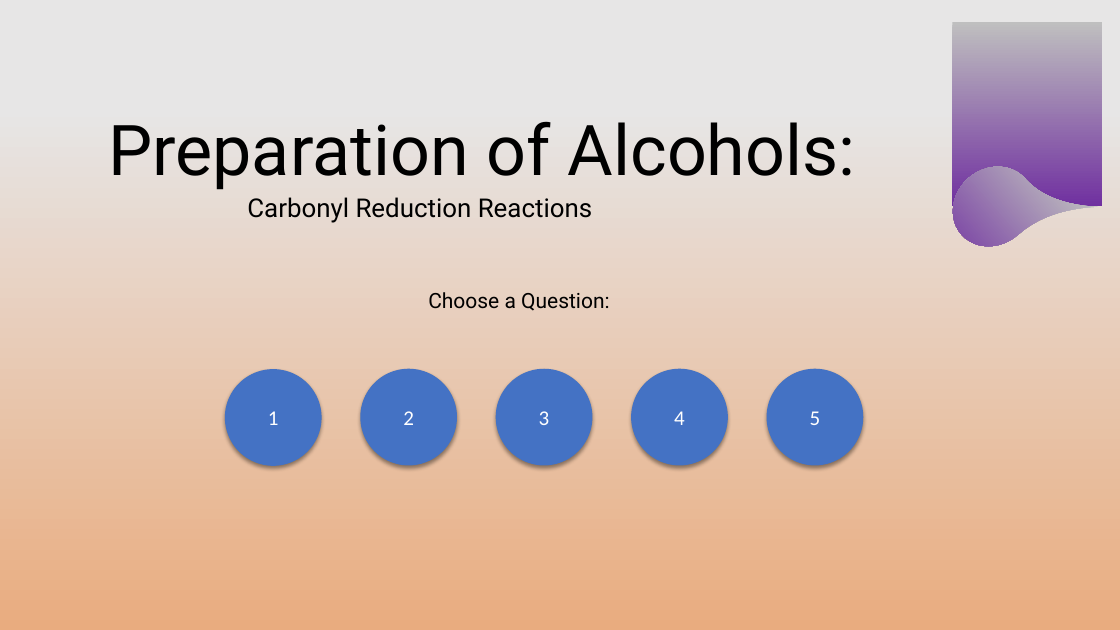
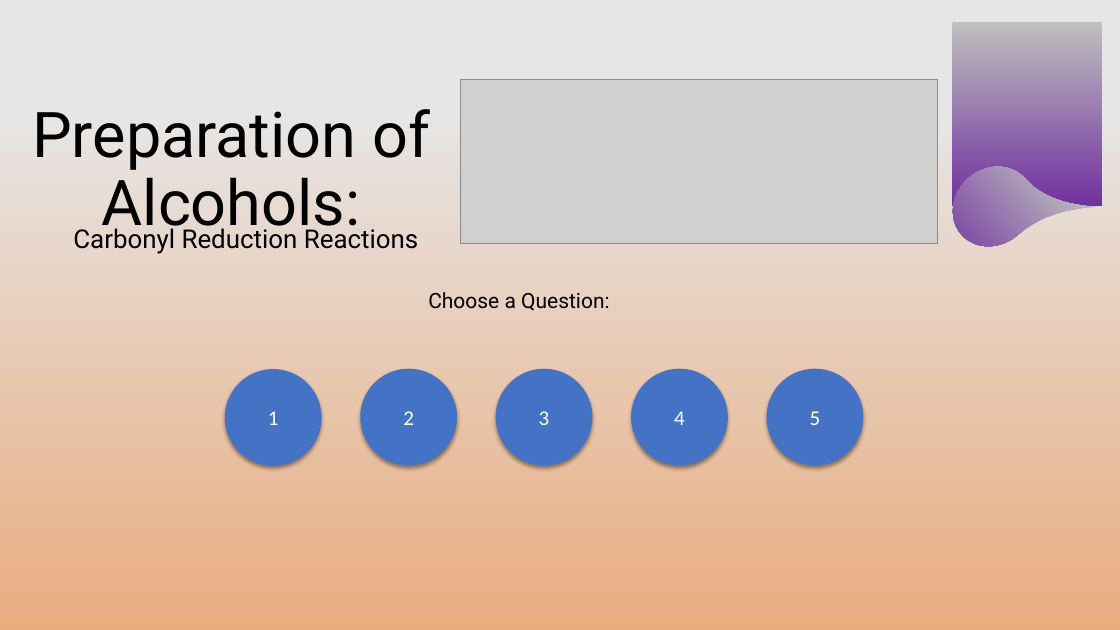
Before and after one commit to chemykill/alcoholproblems, a slide deck: slide 19 of alcoholquestions.pptx. Drawn at 1120x630 pixels with LibreOffice and Linux fonts; fonts in the diff are those of the drawing; grey boxes stand for pictures; background and template pictures are left out. Boxes give left, top, right and bottom in pixels: in the first picture for what was removed or moved away, otherwise in the second. Text is boxed around its words. In the diff, an @@ line names an element or a change of style, - is before the commit and + after.

Commit message:
Automated update from OneDrive

```diff
--- a/alcoholquestions.pptx
+++ b/alcoholquestions.pptx
@@ picture added at (460,80,938,244) @@
@@ title "Preparation of Alcohols:": place and size @@
-title "Preparation of Alcohols:" at (108,121,856,190)
+title "Preparation of Alcohols:" at (32,109,430,241)
@@ title "Preparation of Alcohols:" at (32,109,430,241): size 60 to 54 pt @@
@@ subtitle "Carbonyl Reduction Reactions": place and size @@
-subtitle "Carbonyl Reduction Reactions" at (247,197,592,223)
+subtitle "Carbonyl Reduction Reactions" at (73,225,418,254)
```
